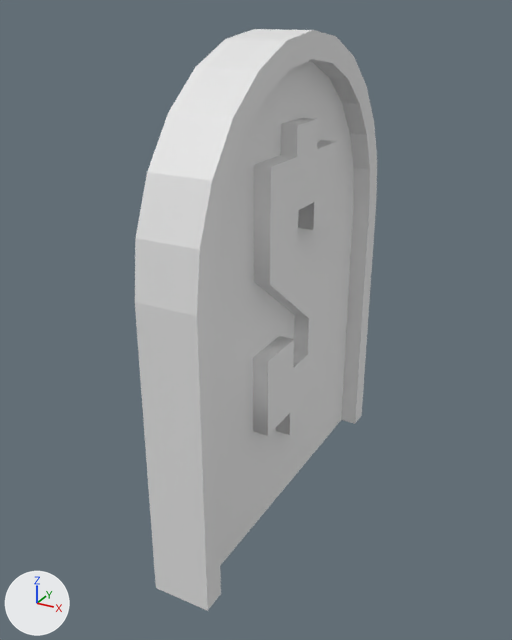
What one commit did to the FBX model Assets/Models/gameover/grave1.fbx.
Camera for both pictures: a 50 mm lens placed at (1.57, -3.52, 2.69), pointed at (-0.29, -0.13, 0.99). The lights are fixed; the arrows at lower left show +X, +Y and +Z. Where no turn or scale is listed for an object, it has been applied to the vertices.

Objects in the first picture: 'Cylinder.001', 'Text'.
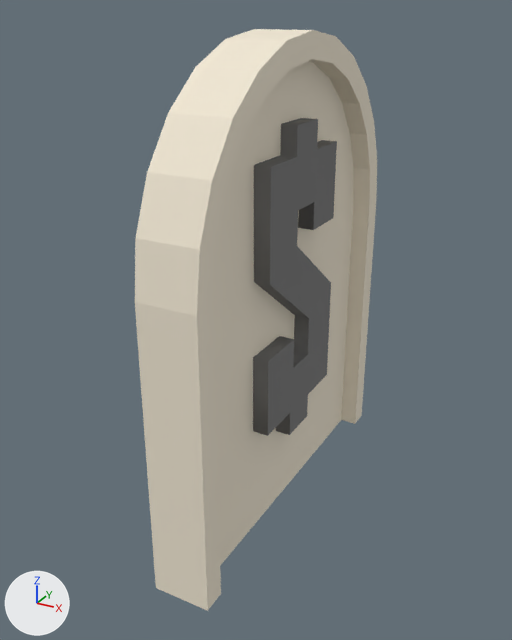
Commit message: graves corrected

Location of each change, (x1, y1, x2, y2) in pixels of the pictures (512 x 640 px):
'Cylinder.001', recoloured: (135, 29, 377, 611) in both
'Text', recoloured: (253, 118, 337, 436) in both

Edits to the bpy script that builds the scene:
```text
Add mat_material_002:
    mat_material_002 = principled_material('Material.002')
    mat_material_002.base_color = (0.883, 0.805, 0.656)  # white #f1e8d4
    mat_material_002.roughness = 0.788
Add mat_material_001:
    mat_material_001 = principled_material('Material.001')
    mat_material_001.base_color = (0.163, 0.163, 0.163)  # grey #707070
    mat_material_001.roughness = 0.69
Change me_cylinder_001:
    where me_cylinder_001.from_pydata(...)  # 60 vertices, 32 faces; spans x -0.17..0.17, y -1.14..1.14, z -1.72..1.14
    add me_cylinder_001.materials.append(mat_material_002)  # white #f1e8d4
Change me_text:
    where me_text.from_pydata(...)  # 48 vertices, 68 faces; spans x -0.1..0.1, y 0.05..0.91, z -0.16..1.71
    add me_text.materials.append(mat_material_001)  # grey #707070
```
